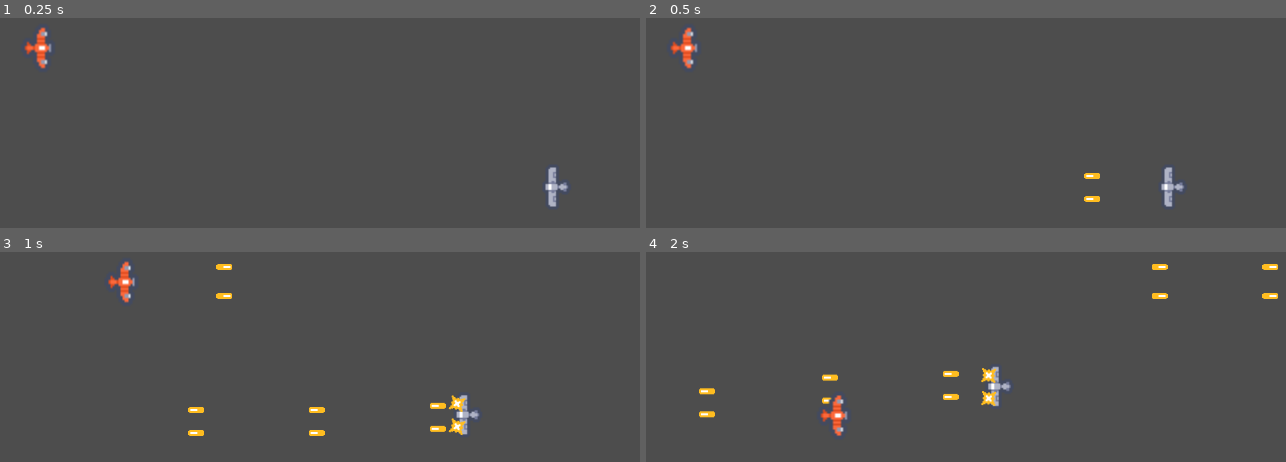
Above: before the commit, frames 1-4 (two rows, left to right).
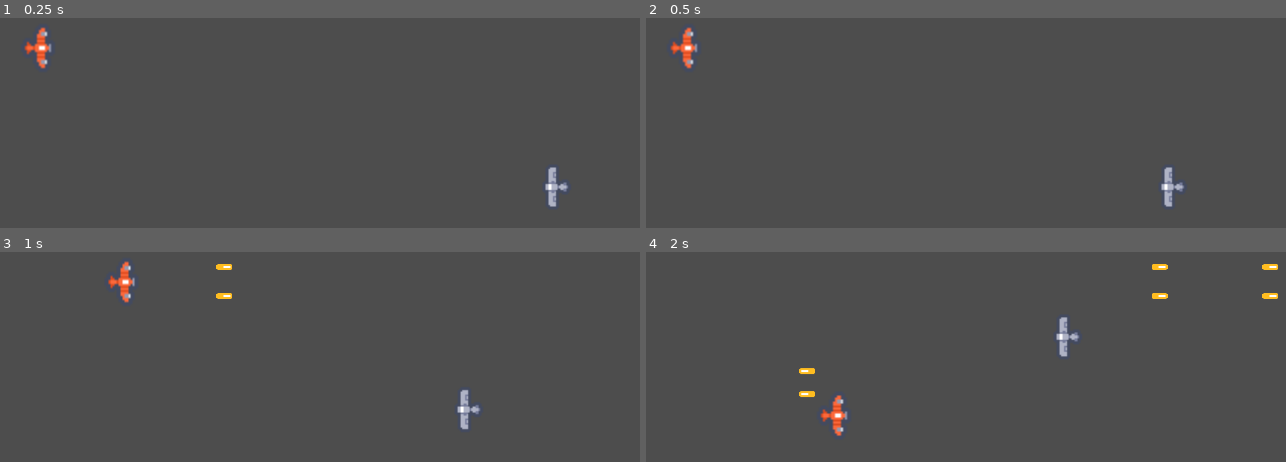
Above: after the commit, the same moments.

Repository: scalaview/shmup
Game: Godot game, scene res://scenes/main.tscn
Two runs of this game, one before a commit and one after it. Both use one fixed random seed, a clock stepped at 60 frames per second and the inputs below.
Inputs:
- Up to frame 1 (0.25 s): no input
- Up to frame 2 (0.5 s): no input
- Up to frame 3 (1 s): hold Right (right) from 0.53 s (still down); hold Space (shoot) from 0.53 s (still down)
- Up to frame 4 (2 s): release Right (right) at 1.28 s; release Space (shoot) at 1.28 s; hold S (down) from 1.28 s (still down); tap Space (shoot) at 1.35 s

Frame 1 is identical in both runs. In frame 2, 0.1% of the frame differs, in the area x 68-71%, y 73-88%; in frame 3, 1.0%; in frame 4, 1.4%, in the area x 8-68%, y 30-80%.

Commit message:
damage player and enemy

Diff:
--- /dev/null
+++ b/HitboxComponent.gd
@@ -0,0 +1 @@
+extends Area2D
--- /dev/null
+++ b/components/health_component.gd
@@ -0,0 +1,24 @@
+extends Node2D
+class_name HealthComponent
+
+signal health_changed
+signal died
+
+@export var max_health: float = 1
+
+var current_health: float = 0
+
+func _ready():
+	current_health = max_health
+
+
+func damage(damage_amount: float):
+	current_health = max(current_health - damage_amount, 0)
+	health_changed.emit()
+	Callable(check_death).call_deferred()
+
+
+func check_death():
+	if current_health == 0 :
+		died.emit()
+		owner.queue_free()
--- /dev/null
+++ b/components/health_component.tscn
@@ -0,0 +1,6 @@
+[gd_scene load_steps=2 format=3 uid="uid://dwlop30tveww"]
+
+[ext_resource type="Script" path="res://components/health_component.gd" id="1_of5s4"]
+
+[node name="HealthComponent" type="Node2D"]
+script = ExtResource("1_of5s4")
--- /dev/null
+++ b/components/hitbox_component.gd
@@ -0,0 +1,4 @@
+extends Area2D
+class_name HitboxComponent
+
+@export var damage: int = 0
--- /dev/null
+++ b/components/hitbox_component.tscn
@@ -0,0 +1,6 @@
+[gd_scene load_steps=2 format=3 uid="uid://cq261lhbfp3ox"]
+
+[ext_resource type="Script" path="res://components/hitbox_component.gd" id="1_rxhuu"]
+
+[node name="HitboxComponent" type="Area2D"]
+script = ExtResource("1_rxhuu")
--- /dev/null
+++ b/components/hurtbox_component.gd
@@ -0,0 +1,17 @@
+extends Area2D
+class_name HurtboxComponent
+
+@export var health_component: HealthComponent
+
+func _ready():
+	area_entered.connect(on_area_entered)
+
+func on_area_entered(other_area: Area2D):
+	if other_area == null:
+		return
+
+	if not other_area is HitboxComponent:
+		return
+
+	var hitbox_component = (other_area as HitboxComponent)
+	health_component.damage(hitbox_component.damage)
--- /dev/null
+++ b/components/hurtbox_component.tscn
@@ -0,0 +1,6 @@
+[gd_scene load_steps=2 format=3 uid="uid://bxx4tapyl1oka"]
+
+[ext_resource type="Script" path="res://components/hurtbox_component.gd" id="1_e5lil"]
+
+[node name="HurtboxComponent" type="Area2D"]
+script = ExtResource("1_e5lil")
--- a/scenes/enemy.tscn
+++ b/scenes/enemy.tscn
@@ -1,23 +1,20 @@
-[gd_scene load_steps=7 format=3 uid="uid://f0tw5gtt0l65"]
+[gd_scene load_steps=9 format=3 uid="uid://f0tw5gtt0l65"]
 
 [ext_resource type="Script" path="res://scenes/enemy.gd" id="1_1qos4"]
 [ext_resource type="Texture2D" uid="uid://k5s5cll80hmt" path="res://scenes/enemy_ship.png" id="1_dh8cv"]
 [ext_resource type="PackedScene" uid="uid://bu7qn3eyuhlsg" path="res://scenes/weapon.tscn" id="3_i117o"]
 [ext_resource type="PackedScene" uid="uid://brwpx1xlrt2bb" path="res://scenes/enemy_bullet.tscn" id="4_pym6n"]
+[ext_resource type="PackedScene" uid="uid://dwlop30tveww" path="res://components/health_component.tscn" id="5_0hcu4"]
+[ext_resource type="PackedScene" uid="uid://bxx4tapyl1oka" path="res://components/hurtbox_component.tscn" id="5_7j18h"]
+
+[sub_resource type="CircleShape2D" id="CircleShape2D_jykdm"]
+radius = 400.0
 
 [sub_resource type="RectangleShape2D" id="RectangleShape2D_m5hy2"]
 size = Vector2(15.5, 28)
 
-[sub_resource type="CircleShape2D" id="CircleShape2D_jykdm"]
-radius = 400.0
-
 [node name="Enemy" type="CharacterBody2D"]
 script = ExtResource("1_1qos4")
-
-[node name="CollisionShape2D" type="CollisionShape2D" parent="."]
-position = Vector2(0.25, 0)
-scale = Vector2(1.5, 1.5)
-shape = SubResource("RectangleShape2D_m5hy2")
 
 [node name="Sprite2D" type="Sprite2D" parent="."]
 rotation = -1.5708
@@ -40,6 +37,18 @@
 bullet_scene = ExtResource("4_pym6n")
 
 [node name="ShooterSpeed" type="Timer" parent="."]
-wait_time = 0.3
+wait_time = 1.5
 one_shot = true
 autostart = true
+
+[node name="HealthComponent" parent="." instance=ExtResource("5_0hcu4")]
+
+[node name="HurtboxComponent" parent="." node_paths=PackedStringArray("health_component") instance=ExtResource("5_7j18h")]
+collision_layer = 0
+collision_mask = 2
+health_component = NodePath("../HealthComponent")
+
+[node name="CollisionShape2D" type="CollisionShape2D" parent="HurtboxComponent"]
+position = Vector2(0.25, 0)
+scale = Vector2(1.5, 1.5)
+shape = SubResource("RectangleShape2D_m5hy2")
--- a/scenes/enemy_bullet.tscn
+++ b/scenes/enemy_bullet.tscn
@@ -1,10 +1,8 @@
-[gd_scene load_steps=6 format=3 uid="uid://brwpx1xlrt2bb"]
+[gd_scene load_steps=7 format=3 uid="uid://brwpx1xlrt2bb"]
 
 [ext_resource type="Script" path="res://scenes/enemy_bullet.gd" id="1_mbgeb"]
 [ext_resource type="Texture2D" uid="uid://dgv605c2i5fna" path="res://assets/tiles.png" id="2_hq702"]
-
-[sub_resource type="RectangleShape2D" id="RectangleShape2D_nqetu"]
-size = Vector2(16, 6)
+[ext_resource type="PackedScene" uid="uid://cq261lhbfp3ox" path="res://components/hitbox_component.tscn" id="3_7edb3"]
 
 [sub_resource type="TileSetAtlasSource" id="TileSetAtlasSource_l5cuo"]
 texture = ExtResource("2_hq702")
@@ -132,11 +130,11 @@
 [sub_resource type="TileSet" id="TileSet_c7n71"]
 sources/0 = SubResource("TileSetAtlasSource_l5cuo")
 
+[sub_resource type="RectangleShape2D" id="RectangleShape2D_nqetu"]
+size = Vector2(16, 6)
+
 [node name="EnemyBullet" type="Area2D"]
 script = ExtResource("1_mbgeb")
-
-[node name="CollisionShape2D" type="CollisionShape2D" parent="."]
-shape = SubResource("RectangleShape2D_nqetu")
 
 [node name="TileMap" type="TileMap" parent="."]
 position = Vector2(8, 8)
@@ -144,3 +142,11 @@
 tile_set = SubResource("TileSet_c7n71")
 format = 2
 layer_0/tile_data = PackedInt32Array(-65536, 0, 0)
+
+[node name="HitboxComponent" parent="." instance=ExtResource("3_7edb3")]
+collision_layer = 0
+collision_mask = 2
+damage = 1
+
+[node name="CollisionShape2D" type="CollisionShape2D" parent="HitboxComponent"]
+shape = SubResource("RectangleShape2D_nqetu")
--- a/scenes/player.tscn
+++ b/scenes/player.tscn
@@ -1,9 +1,11 @@
-[gd_scene load_steps=6 format=3 uid="uid://weanipusdv4x"]
+[gd_scene load_steps=8 format=3 uid="uid://weanipusdv4x"]
 
 [ext_resource type="Texture2D" uid="uid://3k5r7d7oem87" path="res://scenes/ship.png" id="1_f085i"]
 [ext_resource type="Script" path="res://scenes/player.gd" id="1_lhjf6"]
 [ext_resource type="PackedScene" uid="uid://rbap3qlmlngn" path="res://scenes/player_bullet.tscn" id="2_16nsq"]
 [ext_resource type="PackedScene" uid="uid://bu7qn3eyuhlsg" path="res://scenes/weapon.tscn" id="4_b38km"]
+[ext_resource type="PackedScene" uid="uid://dwlop30tveww" path="res://components/health_component.tscn" id="5_aonfs"]
+[ext_resource type="PackedScene" uid="uid://bxx4tapyl1oka" path="res://components/hurtbox_component.tscn" id="6_q3bxt"]
 
 [sub_resource type="RectangleShape2D" id="RectangleShape2D_hcj8q"]
 size = Vector2(27, 42)
@@ -32,10 +34,13 @@
 one_shot = true
 autostart = true
 
-[node name="Area2D" type="Area2D" parent="."]
+[node name="HealthComponent" parent="." instance=ExtResource("5_aonfs")]
+
+[node name="HurtboxComponent" parent="." node_paths=PackedStringArray("health_component") instance=ExtResource("6_q3bxt")]
 collision_layer = 2
 collision_mask = 0
+health_component = NodePath("../HealthComponent")
 
-[node name="CollisionShape2D" type="CollisionShape2D" parent="Area2D"]
+[node name="CollisionShape2D" type="CollisionShape2D" parent="HurtboxComponent"]
 position = Vector2(-0.5, 0)
 shape = SubResource("RectangleShape2D_hcj8q")
--- a/scenes/player_bullet.tscn
+++ b/scenes/player_bullet.tscn
@@ -1,10 +1,8 @@
-[gd_scene load_steps=6 format=3 uid="uid://rbap3qlmlngn"]
+[gd_scene load_steps=7 format=3 uid="uid://rbap3qlmlngn"]
 
 [ext_resource type="Texture2D" uid="uid://dgv605c2i5fna" path="res://assets/tiles.png" id="1_gdw12"]
 [ext_resource type="Script" path="res://scenes/player_bullet.gd" id="1_qnxay"]
-
-[sub_resource type="RectangleShape2D" id="RectangleShape2D_nqetu"]
-size = Vector2(16, 6)
+[ext_resource type="PackedScene" uid="uid://cq261lhbfp3ox" path="res://components/hitbox_component.tscn" id="3_allxa"]
 
 [sub_resource type="TileSetAtlasSource" id="TileSetAtlasSource_jojhm"]
 texture = ExtResource("1_gdw12")
@@ -132,11 +130,11 @@
 [sub_resource type="TileSet" id="TileSet_mloc8"]
 sources/0 = SubResource("TileSetAtlasSource_jojhm")
 
+[sub_resource type="RectangleShape2D" id="RectangleShape2D_nqetu"]
+size = Vector2(16, 7)
+
 [node name="PlayerBullet" type="Area2D"]
 script = ExtResource("1_qnxay")
-
-[node name="CollisionShape2D" type="CollisionShape2D" parent="."]
-shape = SubResource("RectangleShape2D_nqetu")
 
 [node name="TileMap" type="TileMap" parent="."]
 position = Vector2(8, -8)
@@ -144,3 +142,11 @@
 tile_set = SubResource("TileSet_mloc8")
 format = 2
 layer_0/tile_data = PackedInt32Array(0, 0, 0)
+
+[node name="HitboxComponent" parent="." instance=ExtResource("3_allxa")]
+collision_layer = 2
+collision_mask = 0
+damage = 1
+
+[node name="CollisionShape2D" type="CollisionShape2D" parent="HitboxComponent"]
+shape = SubResource("RectangleShape2D_nqetu")
